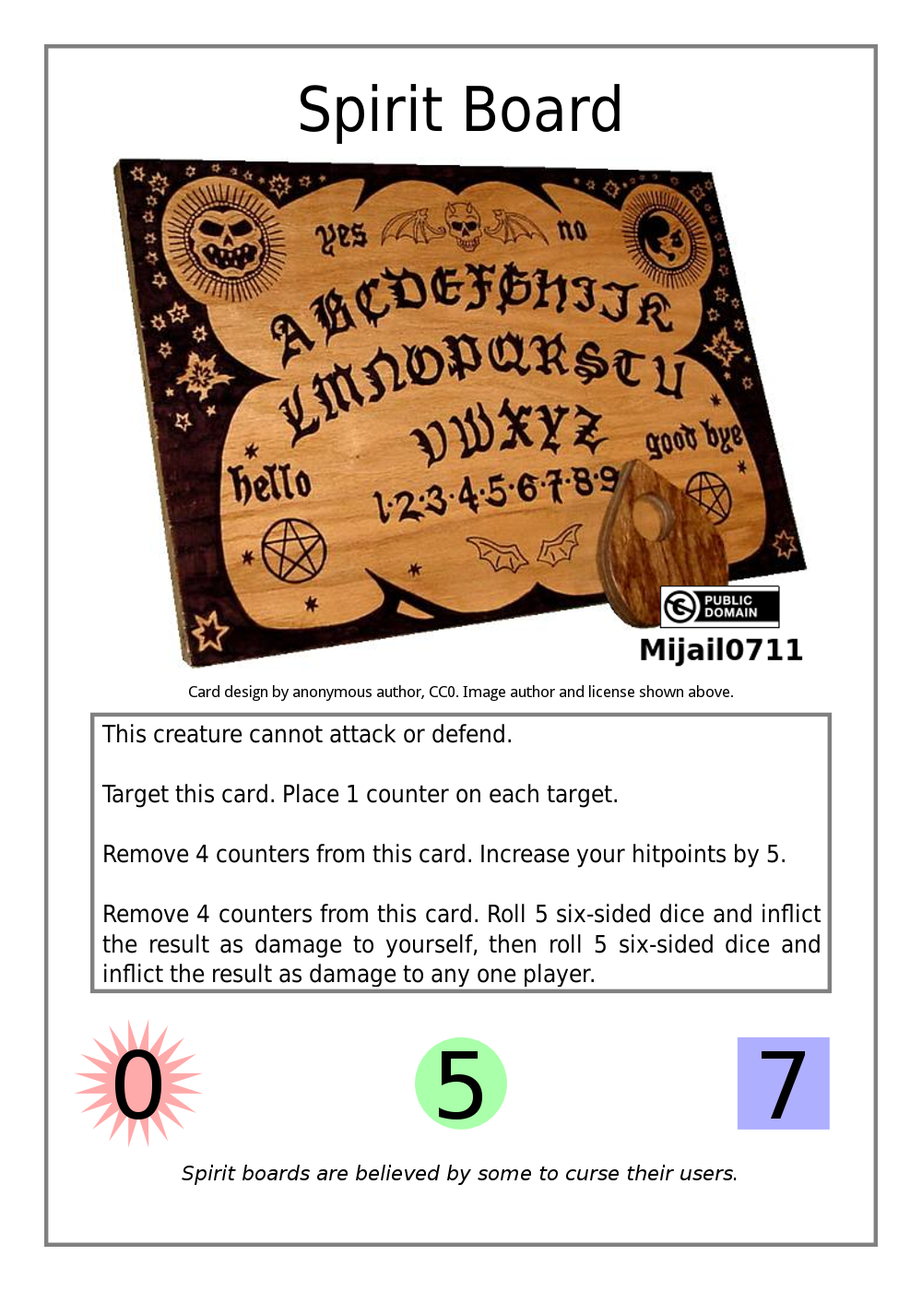
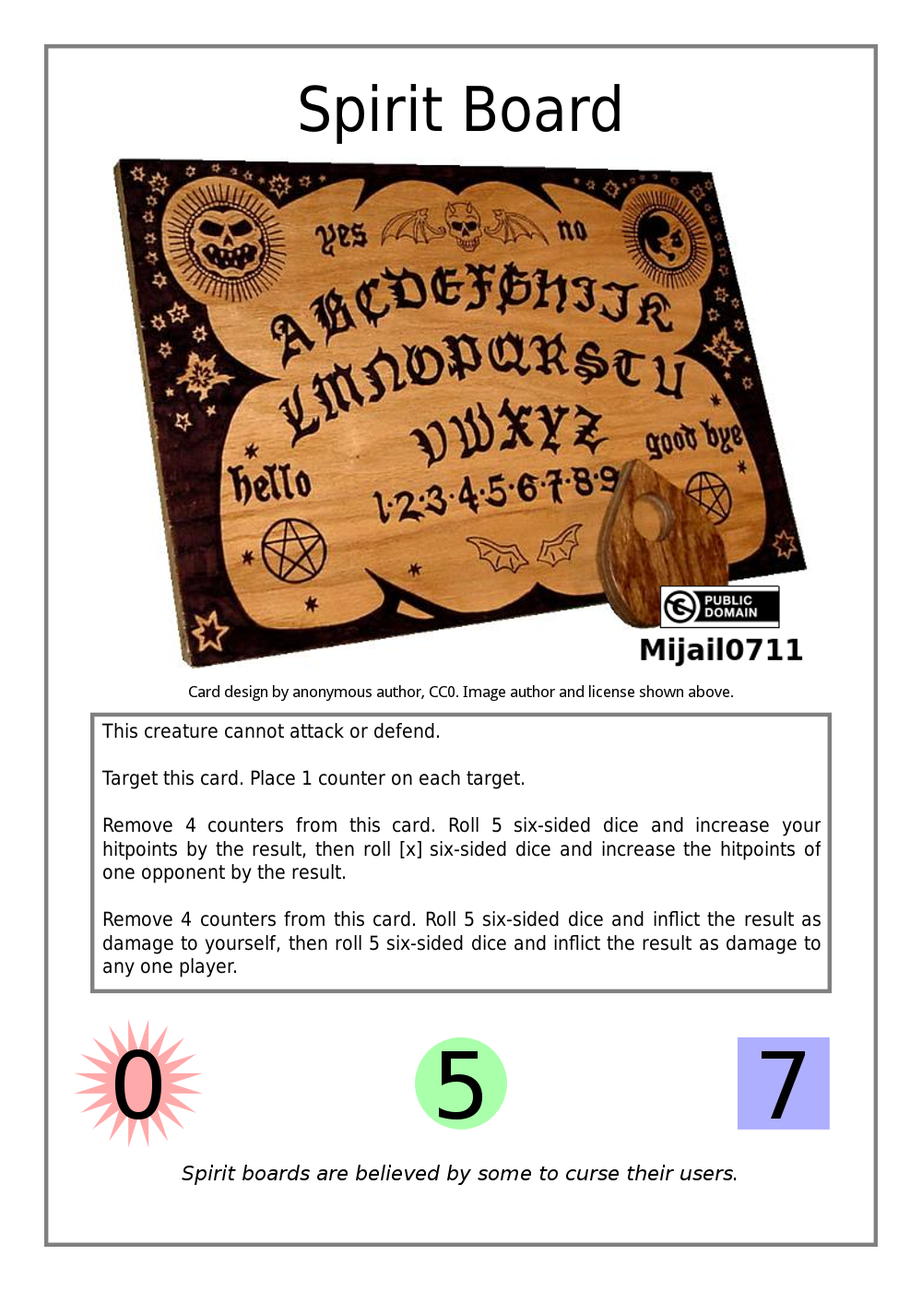
Comparing the layer stacks of the two 922x1291 images. Changes:
painted on "Effect Text" over [101, 723, 822, 988]
